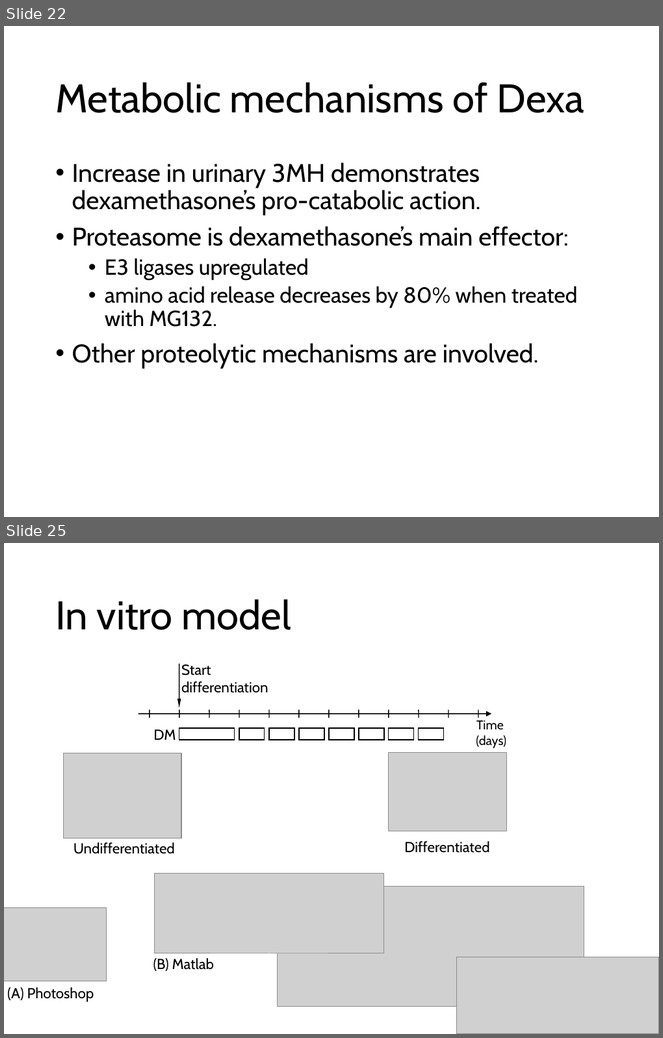
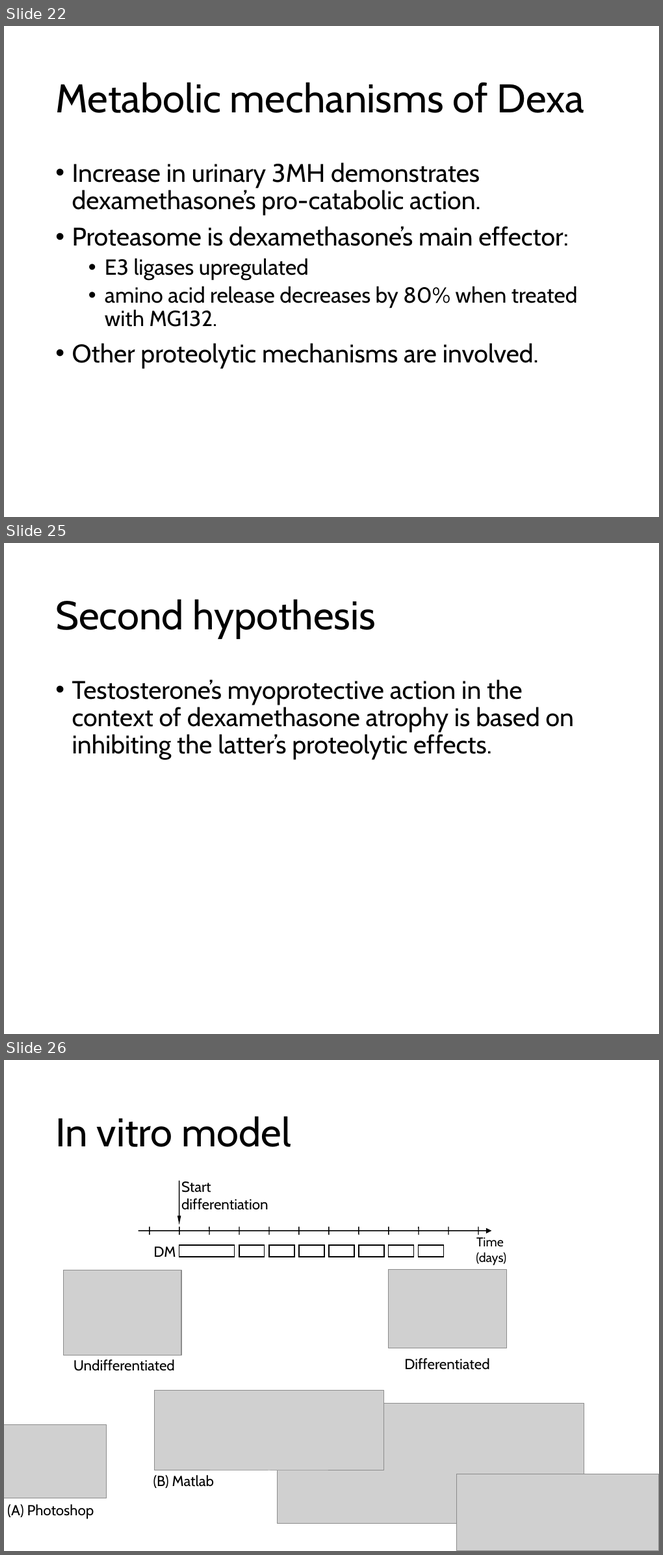
Before and after one commit to nvalexander/dissertation, a slide deck: defense.pptx. Shown one above the other, each under a label of ours: slides 22 and 25 before the commit, slides 22, 25 and 26 after it; the slides between them are not shown. The pictures are 663x1038 and 663x1555 pixels, drawn with LibreOffice and Linux fonts; fonts in the diff are those of the drawing; grey boxes stand for pictures. Boxes give left, top, right and bottom in pixels: in the first picture for what was removed or moved away, otherwise in the second. Text is boxed around its words. In the diff, an @@ line names an element or a change of style, - is before the commit and + after.

```diff
--- a/defense.pptx
+++ b/defense.pptx
@@ slide 25 added at bbox=[4, 543, 659, 1034], background #FFFFFF @@
@@ title added at bbox=[55, 599, 376, 639], 44 pt, text #000000 @@
+Second hypothesis
@@ text added at bbox=[72, 679, 574, 760], 28 pt, text #000000 @@
+• Testosterone’s myoprotective action in the context of dexamethasone atrophy is based on inhibiting the latter’s proteolytic effects.
@@ what was slide 25 is now slide 26 @@
```
Also in this commit, not shown: 1 slide changed, 1 other slide added, 1 slide removed.
